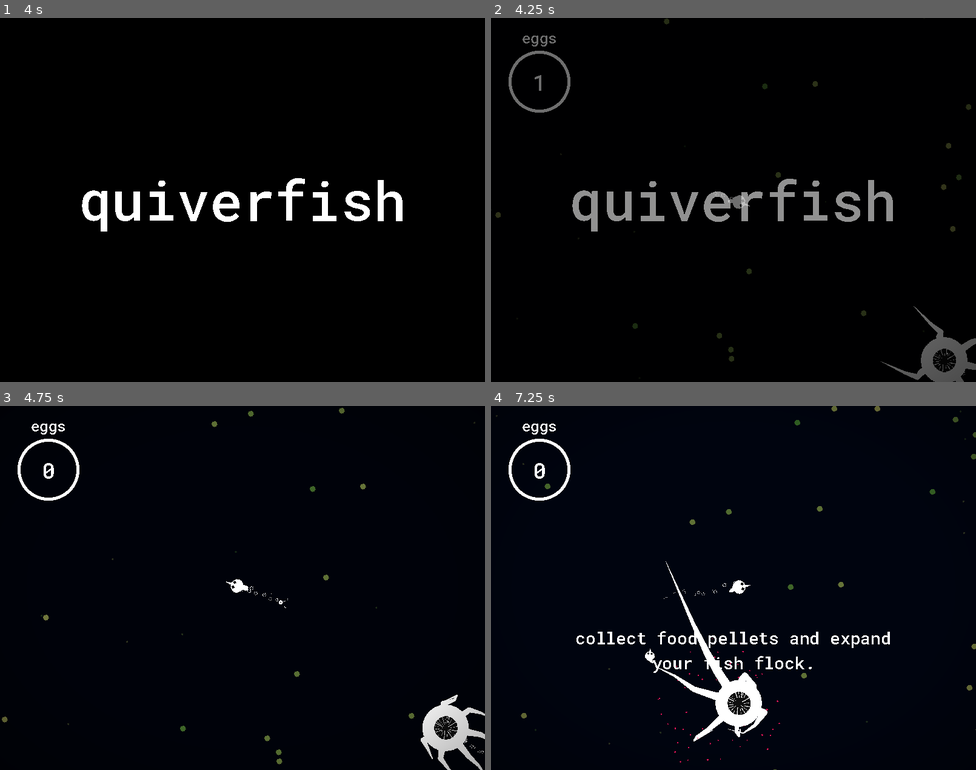
Above: before the commit, frames 1-4 (two rows, left to right).
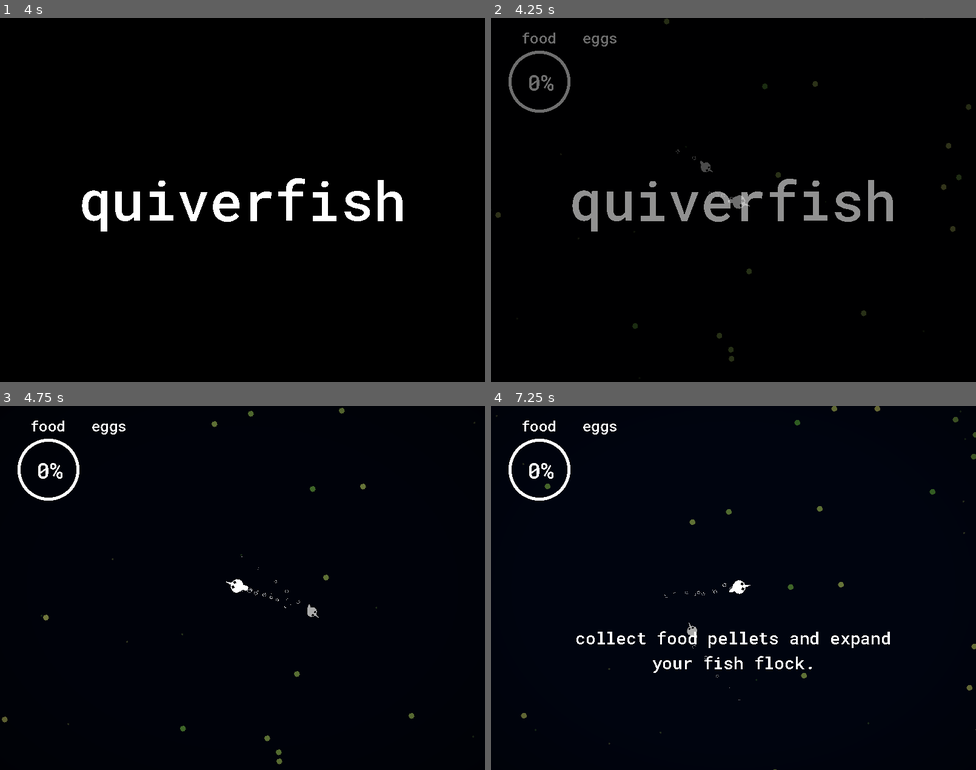
Above: after the commit, the same moments.

Repository: kiwijuice56/fish-fest
Game: Godot game, scene res://main/main.tscn
Two runs of this game, one before a commit and one after it. Both use one fixed random seed, a clock stepped at 60 frames per second and the inputs below. The engine's default icon, where the game draws it, is replaced by a stand-in: a white triangle on a blue panel in a dark square.
Inputs (mouse positions are in pixels of both pictures, inside the frame that each line leads up to):
- Up to frame 1 (4 s): move the mouse to (349, 181) at 0.52 s; hold Right mouse button (mouse_right) 0.53-1.28 s; move the mouse to (145, 218) at 1.27 s; click (145, 218) at 1.35 s; right-click (145, 218) at 1.55 s; move the mouse to (291, 119) at 2.02 s; hold Right mouse button (mouse_right) 2.03-2.78 s; move the mouse to (218, 272) at 2.77 s; right-click (218, 272) at 2.85 s; move the mouse to (388, 254) at 3.52 s; press the mouse at (388, 254) at 3.53 s; right-click (388, 254) at 3.8 s
- Up to frame 2 (4.25 s): no input
- Up to frame 3 (4.75 s): move the mouse to (97, 533) at 4.27 s; release the mouse at (97, 533) at 4.28 s; right-click (97, 533) at 4.35 s
- Up to frame 4 (7.25 s): move the mouse to (757, 588) at 5.02 s; hold Right mouse button (mouse_right) 5.03-5.78 s; move the mouse to (660, 497) at 5.77 s; click (660, 497) at 5.85 s; right-click (660, 497) at 6.05 s; move the mouse to (840, 569) at 6.52 s; hold Right mouse button (mouse_right) from 6.53 s (still down)

Frame 1 is identical in both runs. In frame 2, 1.3% of the frame differs, in the area x 6-100%, y 4-100%; in frame 3, 1.4%; in frame 4, 1.9%, in the area x 6-78%, y 4-98%.

Commit message:
Improved UI

Diff:
--- a/main/fish/player_fish/player_fish.gd
+++ b/main/fish/player_fish/player_fish.gd
@@ -9,8 +9,8 @@
 var locked: bool = false
 
 func _input(event: InputEvent) -> void:
-	if event.is_action_pressed("mouse_right", false) and Stats.energy >= 50:
-		Stats.energy -= 50
+	if event.is_action_pressed("mouse_right", false) and Stats.eggs > 0:
+		Stats.eggs -= 1
 		spawn_egg()
 	if event.is_action_pressed("ui_cancel"):
 		locked = not locked
--- a/main/main.tscn
+++ b/main/main.tscn
@@ -270,11 +270,8 @@
 chunk_prop = Array[float]([0.4, 0.48, 0.55, 0.63])
 squiggler_scene = ExtResource("4_0kga6")
 
-[node name="Squiggler" parent="." instance=ExtResource("4_0kga6")]
-position = Vector2(415, 303)
-
 [node name="BoidFish" parent="." node_paths=PackedStringArray("commander") instance=ExtResource("10_8vs0t")]
-position = Vector2(-366, -465)
+position = Vector2(-50, -65)
 commander = NodePath("../PlayerFish")
 
 [node name="PlayerFish" parent="." instance=ExtResource("1_oks1y")]
@@ -284,6 +281,9 @@
 process_mode = 3
 script = ExtResource("4_iwul6")
 
+[node name="EggContainer" type="Node2D" parent="UI"]
+position = Vector2(156, 0)
+
 [node name="Vignette" type="ColorRect" parent="UI"]
 material = SubResource("ShaderMaterial_y4jri")
 anchors_preset = 15
@@ -311,12 +311,12 @@
 
 [node name="MarginContainer" type="MarginContainer" parent="UI/MarginContainer/VBoxContainer"]
 layout_mode = 2
-theme_override_constants/margin_left = 35
+theme_override_constants/margin_left = 34
 
 [node name="Label" type="Label" parent="UI/MarginContainer/VBoxContainer/MarginContainer"]
 layout_mode = 2
 theme_override_font_sizes/font_size = 24
-text = "eggs"
+text = "food   eggs"
 
 [node name="Boggle" type="ColorRect" parent="UI/MarginContainer/VBoxContainer"]
 unique_name_in_owner = true
@@ -327,14 +327,14 @@
 [node name="EnergyLabel" type="Label" parent="UI/MarginContainer/VBoxContainer/Boggle"]
 unique_name_in_owner = true
 material = SubResource("ShaderMaterial_2bbob")
-custom_minimum_size = Vector2(44, 0)
+custom_minimum_size = Vector2(66, 0)
 layout_mode = 0
-offset_left = 42.0
+offset_left = 33.0
 offset_top = 40.0
-offset_right = 86.0
+offset_right = 99.0
 offset_bottom = 90.0
 theme_override_font_sizes/font_size = 37
-text = "1"
+text = "0"
 horizontal_alignment = 1
 
 [node name="AudioStreamPlayer" type="AudioStreamPlayer" parent="UI"]
@@ -470,6 +470,7 @@
 
 [node name="Title" type="ColorRect" parent="UI"]
 unique_name_in_owner = true
+visible = false
 anchors_preset = 15
 anchor_right = 1.0
 anchor_bottom = 1.0
--- a/main/stats.gd
+++ b/main/stats.gd
@@ -2,18 +2,27 @@
 
 signal energy_changed
 signal fish_changed
-
+signal eggs_changed(old, new)
 
 var first_game: bool = true
 var energy: int:
 	set(val):
 		energy = val
+		if energy >= 50:
+			energy -= 50
+			self.eggs += 1
 		energy_changed.emit()
 var fish: int:
 	set(val):
 		fish = val
 		fish_changed.emit()
+var eggs: int:
+	set(val):
+		var old: int = eggs
+		eggs = val
+		eggs_changed.emit(old, eggs)
 
 func reset() -> void:
-	energy = 50
+	energy = 0
 	fish = 1
+	eggs = 0
--- a/main/ui.gd
+++ b/main/ui.gd
@@ -1,9 +1,14 @@
 class_name UI
 extends CanvasLayer
 
+var egg_big_scene: PackedScene = preload("res://main/ui/egg_big.tscn")
+var egg_small_scene: PackedScene = preload("res://main/ui/egg_small.tscn")
+
 func _ready() -> void:
 	Stats.energy_changed.connect(_on_energy_changed)
-	Stats.fish_changed.connect(_on_fish_changed)
+	Stats.eggs_changed.connect(_on_eggs_changed)
+
+	# play tutorial stuff
 	if Stats.first_game:
 		get_tree().paused = true
 		%Title/Label.visible = true
@@ -18,19 +23,40 @@
 	else:
 		$AnimationPlayer.play("yeout")
 
-func _on_fish_changed() -> void:
-	pass
+func _on_eggs_changed(old: int, new: int) -> void:
+	if new > old:
+		$AudioStreamPlayer.playing = true
+		add_egg()
+	elif new < old:
+		remove_egg()
+
+func add_egg() -> void:
+	var new_egg_big: Sprite2D = egg_big_scene.instantiate()
+	add_child(new_egg_big)
+	move_child(new_egg_big, 0)
+	new_egg_big.position = Vector2(80, 105)
+
+	var small_egg_position: Vector2 = Vector2(((Stats.eggs - 1) % 3) * 23, int((Stats.eggs - 1) / 3) * 23 + 63)
+	var tween: Tween = get_tree().create_tween().set_parallel(true).set_ease(Tween.EASE_IN)
+	tween.tween_property(new_egg_big, "global_position", $EggContainer.global_position + small_egg_position, 0.3)
+	tween.tween_property(new_egg_big, "scale", Vector2(0.075, 0.075), 0.3)
+
+	await tween.finished
+	var new_egg_small: Sprite2D = egg_small_scene.instantiate()
+	$EggContainer.add_child(new_egg_small)
+	new_egg_small.position = small_egg_position
+
+	new_egg_big.queue_free()
+
+func remove_egg() -> void:
+	$EggContainer.get_child(-1).queue_free()
 
 func set_shader_value(value: float):
 	%Boggle.material.set_shader_parameter("fV", min(1.0, value))
 
 func _on_energy_changed() -> void:
-	var old_eggs: int = int(%EnergyLabel.text)
-	var new_eggs: int = int(Stats.energy / 50)
-	if new_eggs > old_eggs:
-		$AudioStreamPlayer.playing = true
-	%EnergyLabel.text = str(new_eggs)
-	var new_fv: float = (Stats.energy % 50) / 50.0
+	%EnergyLabel.text = str(int(Stats.energy / 50.0 * 100)) + "%"
+	var new_fv: float = Stats.energy / 50.0
 	var tween: Tween = get_tree().create_tween().set_trans(Tween.TRANS_BOUNCE)
 	tween.tween_method(set_shader_value, %Boggle.material.get_shader_parameter("fV"), new_fv, 0.2)
 
--- /dev/null
+++ b/main/ui/egg_big.tscn
@@ -0,0 +1,8 @@
+[gd_scene load_steps=2 format=3 uid="uid://b7f2rchw63djr"]
+
+[ext_resource type="Texture2D" uid="uid://bndiac0qub2s2" path="res://main/ui/prog_bot.png" id="1_mgnu6"]
+
+[node name="EggBig" type="Sprite2D"]
+position = Vector2(80, 105)
+scale = Vector2(0.38, 0.38)
+texture = ExtResource("1_mgnu6")
--- /dev/null
+++ b/main/ui/egg_small.tscn
@@ -0,0 +1,8 @@
+[gd_scene load_steps=2 format=3 uid="uid://djf5lkl0jme28"]
+
+[ext_resource type="Texture2D" uid="uid://bndiac0qub2s2" path="res://main/ui/prog_bot.png" id="1_g3jhh"]
+
+[node name="EggSmall" type="Sprite2D"]
+position = Vector2(0, 63)
+scale = Vector2(0.075, 0.075)
+texture = ExtResource("1_g3jhh")
--- a/main/world.gd
+++ b/main/world.gd
@@ -57,7 +57,6 @@
 
 	var no_squiggler: bool = chunk_pos.length() <= 4.0
 
-	print(is_instance_valid(current_squiggler))
 	if not no_squiggler and randf() < new_chunk.squiggler_chance and not is_instance_valid(current_squiggler):
 		current_squiggler = squiggler_scene.instantiate()
 		get_parent().add_child.call_deferred(current_squiggler)
